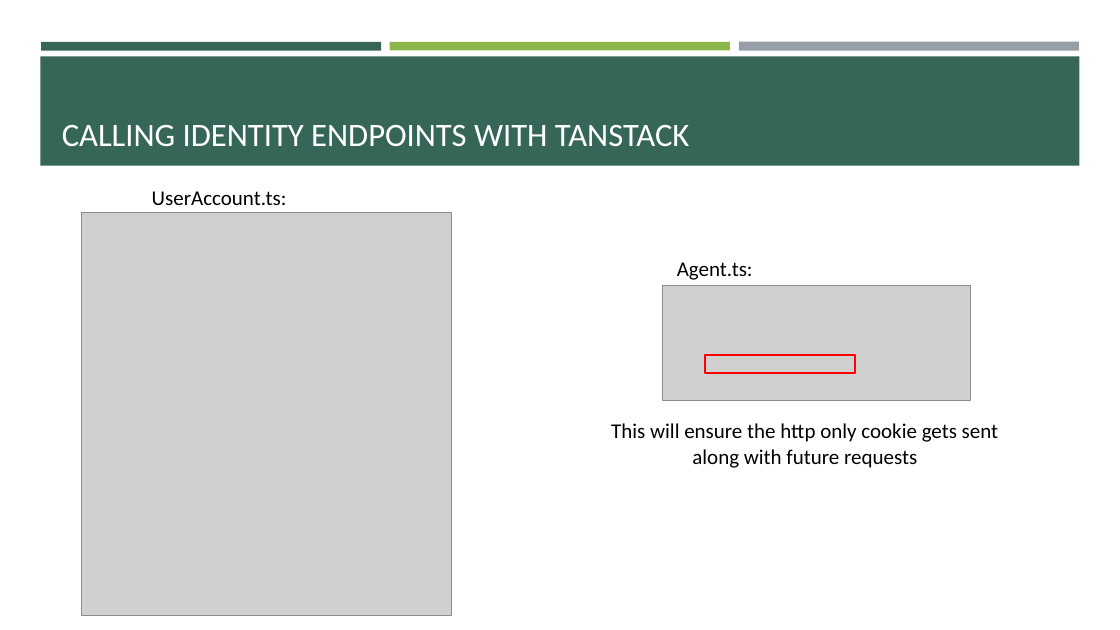
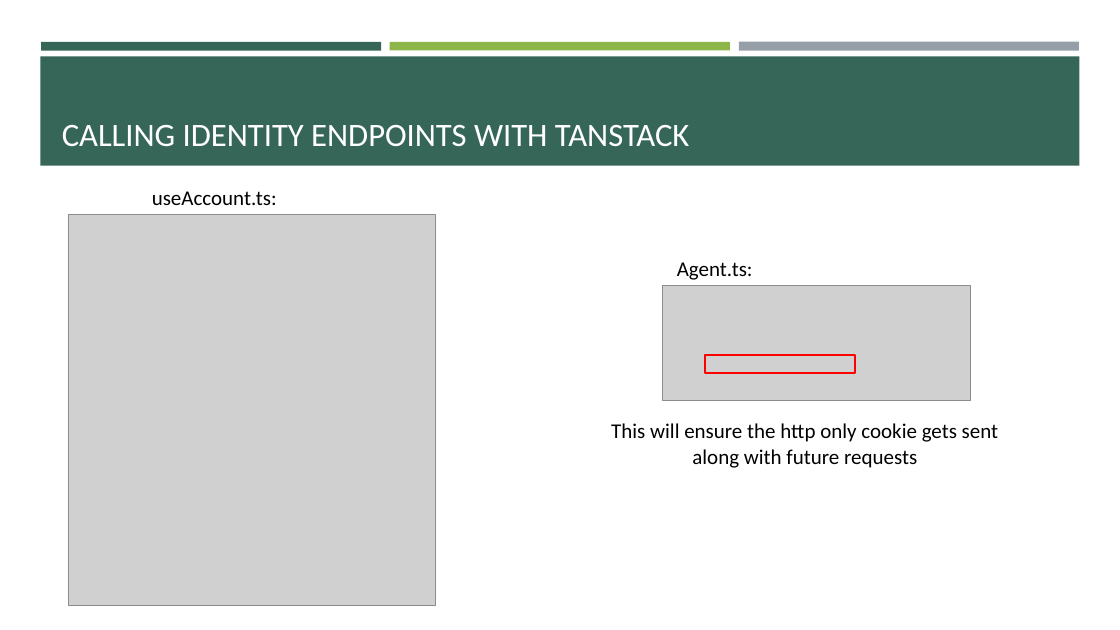
Before and after one commit to e-m-wilson/dotnet, a slide deck: slide 74 of Resources-Notes-Ppts/React/React.pptx. Drawn at 1120x630 pixels with LibreOffice and Linux fonts; fonts in the diff are those of the drawing; grey boxes stand for pictures. Boxes give left, top, right and bottom in pixels: in the first picture for what was removed or moved away, otherwise in the second. Text is boxed around its words. In the diff, an @@ line names an element or a change of style, - is before the commit and + after.

```diff
--- a/Resources-Notes-Ppts/React/React.pptx
+++ b/Resources-Notes-Ppts/React/React.pptx
@@ text at (x1=152, y1=191, x2=277, y2=205): text changed @@
-UserAccount.ts:
+useAccount.ts:
@@ picture resized from (x1=82, y1=213, x2=451, y2=616) to (x1=69, y1=215, x2=436, y2=606) @@
```
Also in this commit, not shown: 1 other file.
